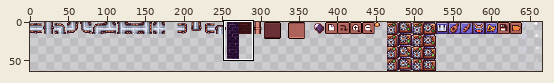
A sprite sheet gets an edit: img/spritesheet.png. The picture above shows the old version from afar; the outline marks the close-up.
Close-up. Earlier state:
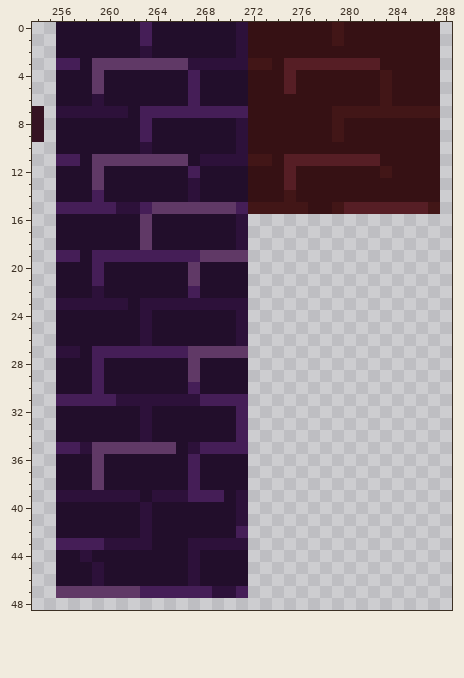
The file is 672x64 pixels. Colours within 5 levels of each other are drawn and written as one. Shown: x 254..288, y 0..48. The wide view leaves out empty margins.
The result:
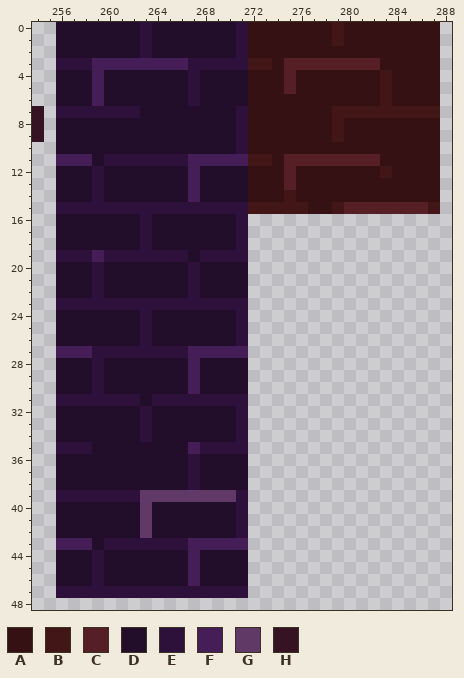
Palette (. is transparent): A #361114  B #421617  C #561e25  D #220e2b  E #2d113a  F #451e57  G #603966  H #351322
The author wrote: Tidy background pattern
The edit:
@@ x 254..273 @@
- 0 ..DDDDDDDFDDDDDDDEAA
- 1 ..DDDDDDDFDDDDDDDEAA
+ 0 ..DDDDDDDEDDDDDDDEAA
+ 1 ..DDDDDDDEDDDDDDDEAA
  2 ..DDDDDDDEDDDDDDDEAA
- 3 ..FFDGGGGGGGGEEEEEBB
- 4 ..DDDGDDDDDDDFDDDDAA
- 5 ..DDDGDDDDDDDFDDDDAA
- 6 ..DDDEDDDDDDDFDDDDAA
- 7 H.EEEEEEDFFFFFFFFFAA
- 8 H.DDDDDDDFDDDDDDDEAA
- 9 H.DDDDDDDFDDDDDDDEAA
-10 ..DDDDDDDEDDDDDDDEAA
-11 ..FFDGGGGGGGGDEEEEBB
-12 ..DDDGDDDDDDDFDDDDAA
-13 ..DDDGDDDDDDDEDDDDAA
-14 ..DDDFDDDDDDDEDDDDAA
-15 ..FFFFFEEFGGGGGGGFBB
-16 ..DDDDDDDGDDDDDDDE..
-17 ..DDDDDDDGDDDDDDDE..
-18 ..DDDDDDDGDDDDDDDE..
-19 ..FFDFFFFFFFFFGGGG..
-20 ..DDDFDDDDDDDGDDDD..
-21 ..DDDFDDDDDDDGDDDD..
-22 ..DDDEDDDDDDDFDDDD..
-23 ..EEEEEEDEEEEEEEEE..
+ 3 ..EEEFFFFFFFFEEEEEBB
+ 4 ..DDDFDDDDDDDEDDDDAA
+ 5 ..DDDFDDDDDDDEDDDDAA
+ 6 ..DDDFDDDDDDDEDDDDAA
+ 7 H.EEEEEEEDDDDDDDDEAA
+ 8 H.DDDDDDDDDDDDDDDEAA
+ 9 H.DDDDDDDDDDDDDDDEAA
+10 ..DDDDDDDDDDDDDDDEAA
+11 ..FFFDEEEEEEEFFFFFBB
+12 ..DDDEDDDDDDDFDDDDAA
+13 ..DDDEDDDDDDDFDDDDAA
+14 ..DDDEDDDDDDDFDDDDAA
+15 ..EEEEEEEEEEEEEEEEBB
+16 ..DDDDDDDEDDDDDDDE..
+17 ..DDDDDDDEDDDDDDDE..
+18 ..DDDDDDDEDDDDDDDE..
+19 ..EEEFEEEEEEEDEEEE..
+20 ..DDDEDDDDDDDEDDDD..
+21 ..DDDEDDDDDDDEDDDD..
+22 ..DDDEDDDDDDDEDDDD..
+23 ..EEEEEEEEEEEEEEEE..
 24 ..DDDDDDDEDDDDDDDE..
@@ x 254..273 @@
 26 ..DDDDDDDEDDDDDDDE..
-27 ..EEDFFFFFFFFGGGGG..
-28 ..DDDFDDDDDDDGDDDD..
-29 ..DDDFDDDDDDDGDDDD..
-30 ..DDDFDDDDDDDFDDDD..
-31 ..FFFFFEEEEEEEFFFF..
-32 ..DDDDDDDEDDDDDDDF..
-33 ..DDDDDDDEDDDDDDDF..
-34 ..DDDDDDDEDDDDDDDF..
-35 ..FFEGGGGGGGDEFFFF..
-36 ..DDDGDDDDDDDFDDDD..
-37 ..DDDGDDDDDDDFDDDD..
-38 ..DDDGDDDDDDDFDDDD..
-39 ..EEEEEEEDEEEFFFDE..
-40 ..DDDDDDDEDDDDDDDE..
-41 ..DDDDDDDEDDDDDDDE..
-42 ..DDDDDDDEDDDDDDDF..
-43 ..FFFFEEEEDDDEEEEE..
-44 ..DDEDDDDDDDDEDDDD..
-45 ..DDDEDDDDDDDEDDDD..
-46 ..DDDEDDDDDDDEDDDD..
-47 ..GGGGGGGFFFFFFEEF..
+27 ..FFFEEEEEEEEFFFFF..
+28 ..DDDEDDDDDDDFDDDD..
+29 ..DDDEDDDDDDDFDDDD..
+30 ..DDDEDDDDDDDFDDDD..
+31 ..EEEEEEEDEEEEEEEE..
+32 ..DDDDDDDEDDDDDDDE..
+33 ..DDDDDDDEDDDDDDDE..
+34 ..DDDDDDDEDDDDDDDE..
+35 ..EEEDDDDDDDDFEEEE..
+36 ..DDDDDDDDDDDEDDDD..
+37 ..DDDDDDDDDDDEDDDD..
+38 ..DDDDDDDDDDDEDDDD..
+39 ..EEEEEEEGGGGGGGGE..
+40 ..DDDDDDDGDDDDDDDE..
+41 ..DDDDDDDGDDDDDDDE..
+42 ..DDDDDDDGDDDDDDDE..
+43 ..FFFDEEEEEEEFFFFF..
+44 ..DDDEDDDDDDDFDDDD..
+45 ..DDDEDDDDDDDFDDDD..
+46 ..DDDEDDDDDDDFDDDD..
+47 ..EEEEEEEEEEEEEEEE..
 48 ....................
Pixel boxes of the changes (left, top, right, bottom) in both close-ups:
changed: (56, 22, 248, 310)
changed: (56, 346, 248, 598)
